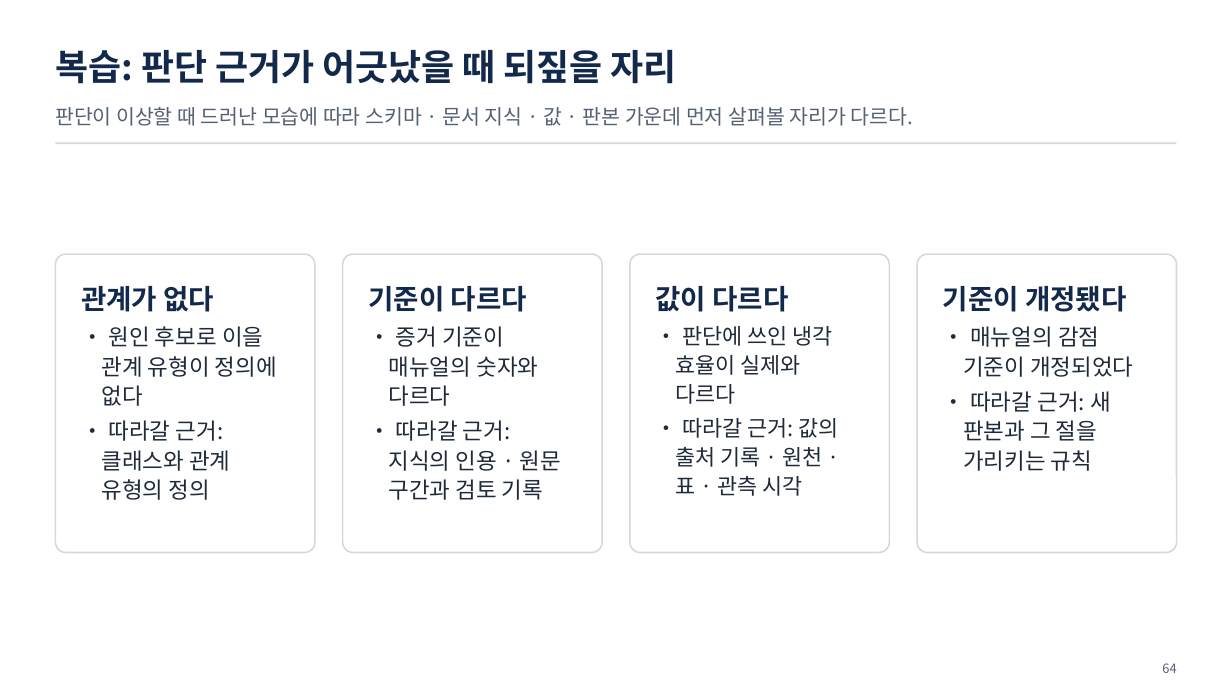
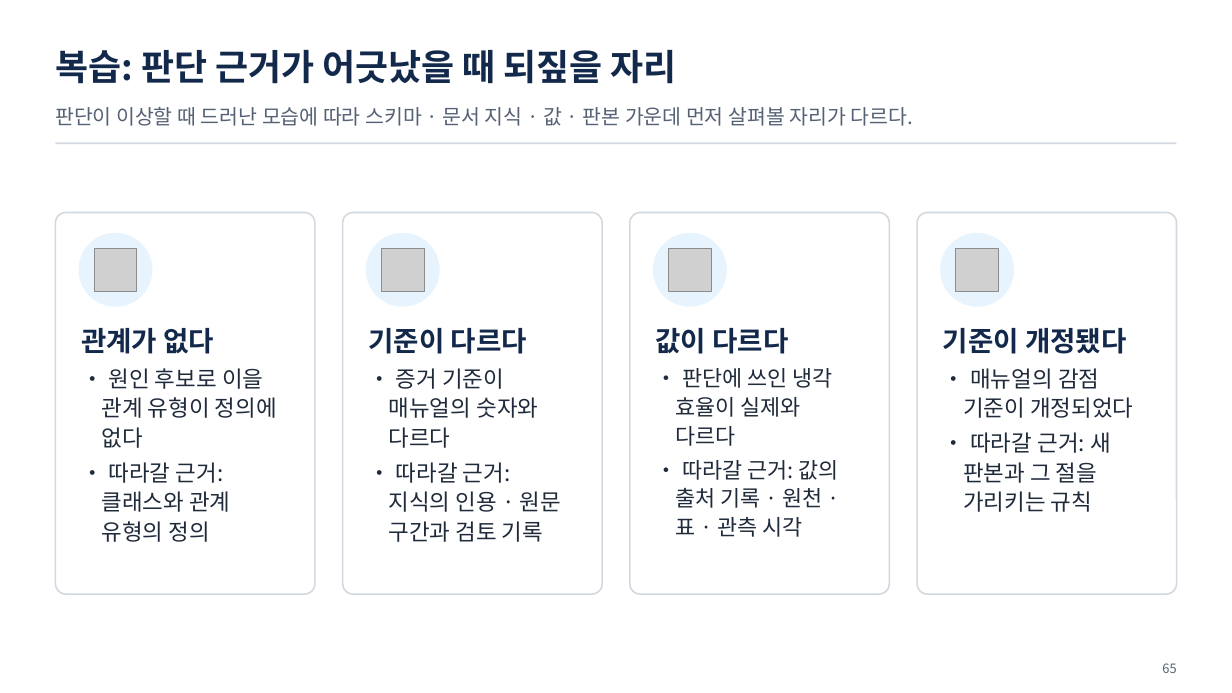
Before and after one commit to uengine-oss/hyd-iot-edu, a slide deck: slide 65 of 산출물/통합반/이론/04회차/통합반_04일차.pptx (slide 64 before the commit). Drawn at 1232x693 pixels with LibreOffice and Linux fonts; fonts in the diff are those of the drawing; grey boxes stand for pictures. Boxes give left, top, right and bottom in pixels: in the first picture for what was removed or moved away, otherwise in the second. Text is boxed around its words. In the diff, an @@ line names an element or a change of style, - is before the commit and + after.

```diff
--- a/산출물/통합반/이론/04회차/통합반_04일차.pptx
+++ b/산출물/통합반/이론/04회차/통합반_04일차.pptx
@@ rounded rectangle: place and size @@
-rounded rectangle at box(55, 254, 315, 553)
+rounded rectangle at box(55, 213, 315, 594)
@@ ellipse added at box(79, 233, 152, 307), fill #E7F3FD @@
@@ rounded rectangle: place and size @@
-rounded rectangle at box(630, 254, 890, 553)
+rounded rectangle at box(343, 213, 603, 594)
@@ ellipse added at box(366, 233, 440, 307), fill #E7F3FD @@
@@ rounded rectangle: place and size @@
-rounded rectangle at box(343, 254, 603, 553)
+rounded rectangle at box(630, 213, 890, 594)
@@ ellipse added at box(653, 233, 727, 307), fill #E7F3FD @@
@@ rounded rectangle: place and size @@
-rounded rectangle at box(917, 254, 1177, 553)
+rounded rectangle at box(917, 213, 1177, 594)
@@ ellipse added at box(940, 233, 1014, 307), fill #E7F3FD @@
@@ picture added at box(94, 249, 137, 291) @@
@@ picture added at box(382, 249, 424, 291) @@
@@ picture added at box(668, 249, 711, 291) @@
@@ picture added at box(956, 249, 998, 291) @@
@@ 4 texts: place and size @@
-4 texts at box(81, 286, 1133, 500)
+4 texts at box(81, 328, 1133, 542)
@@ text at box(1162, 663, 1176, 673): text changed @@
-64
+65
```
Also in this commit, not shown: 32 other slides changed, 1 slide added, 5 other files.
